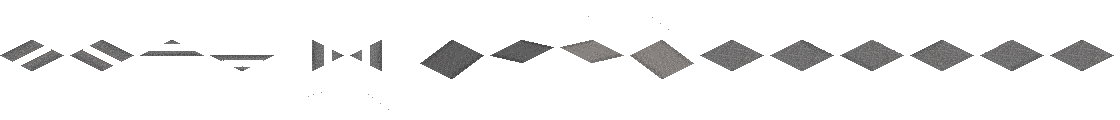
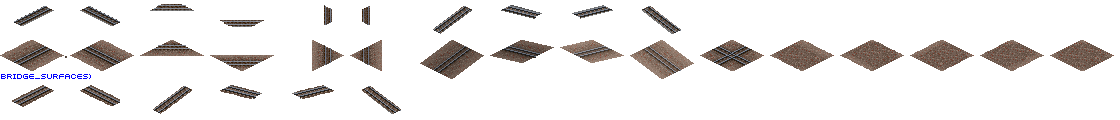
Before/after of a 1120x120 layered artwork. What changed in the layer stack:
hid group "Shinkansen" (4 layers) over [0, 4, 1114, 114]
showed group "1435/1372" (10 layers) over [0, 4, 1036, 114]
showed "Wooden Sleepers Overlap (Diesel stain)" over [13, 4, 752, 73]
hid "DecoShade" over [0, 40, 1114, 79]
showed "Ballast Base" over [0, 40, 1114, 79]
